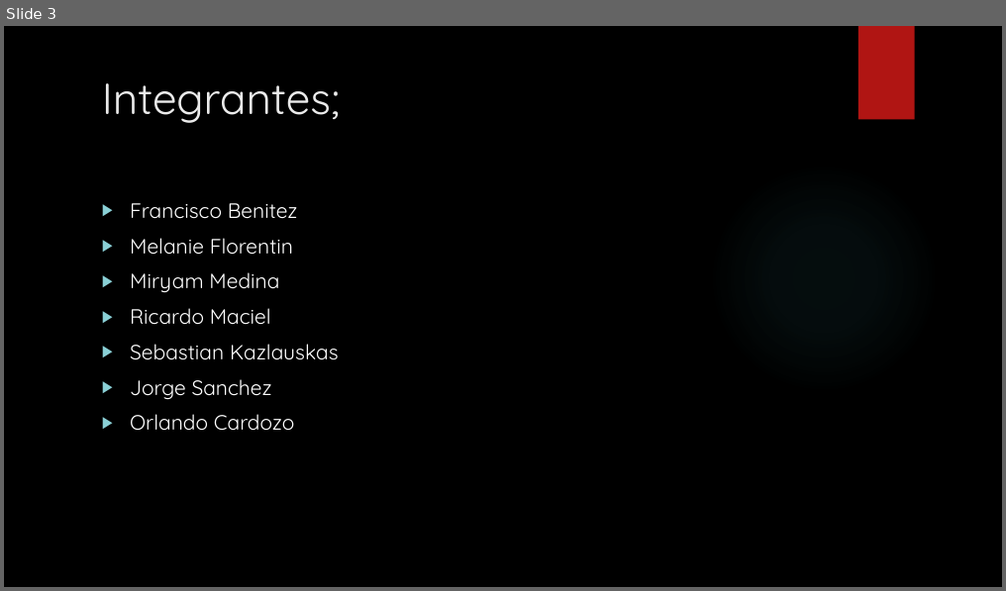
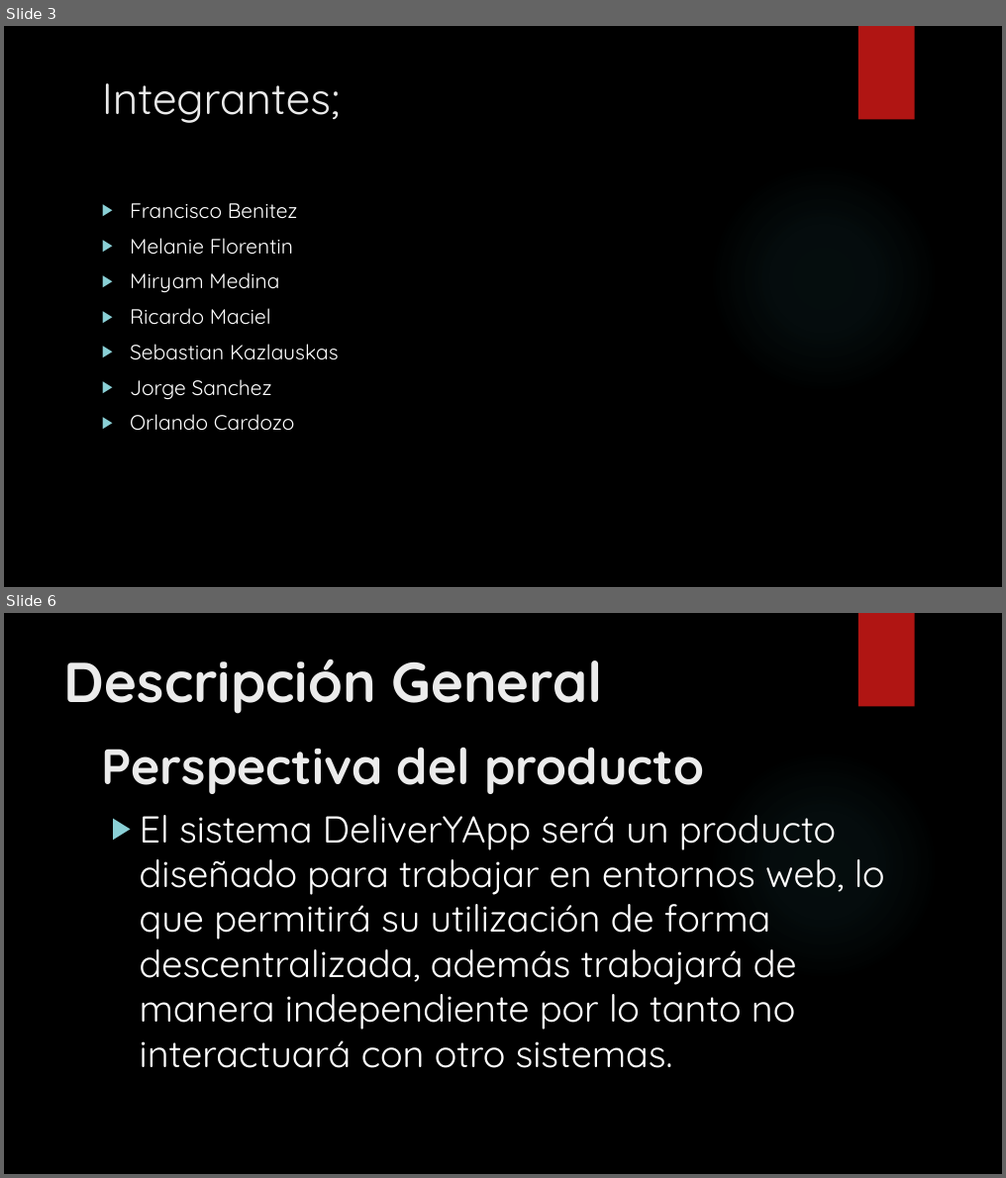
Before and after one commit to francben/proyectoDeliberyApp, a slide deck: Presentacion de Clase.pptx. Shown one above the other, each under a label of ours: slide 3 before the commit, slides 3 and 6 after it; the slides between them are not shown. The pictures are 1006x591 and 1006x1178 pixels, drawn with LibreOffice and Linux fonts; fonts in the diff are those of the drawing; background and template pictures are left out. Boxes give left, top, right and bottom in pixels: in the first picture for what was removed or moved away, otherwise in the second. Text is boxed around its words. In the diff, an @@ line names an element or a change of style, - is before the commit and + after.

```diff
--- a/Presentacion de Clase.pptx
+++ b/Presentacion de Clase.pptx
@@ slide 6 added at bbox=[4, 613, 1002, 1174], background picture (left out); not listed: 2 template elements that a slide beside it also shows @@
@@ text added at bbox=[64, 659, 604, 714], 54 pt, text #EBEBEB, bold @@
+Descripción General
@@ text added at bbox=[102, 747, 704, 794], 48 pt, text #EBEBEB, bold @@
+  Perspectiva del producto
@@ text added at bbox=[140, 815, 885, 1068], 36 pt, text #FFFFFF @@
+▶ El sistema DeliverYApp será un producto diseñado para trabajar en entornos web, lo que permitirá su utilización de forma descentralizada, además trabajará de manera independiente por lo tanto no interactuará con otro sistemas.
```
Also in this commit, not shown: 7 other slides added.
